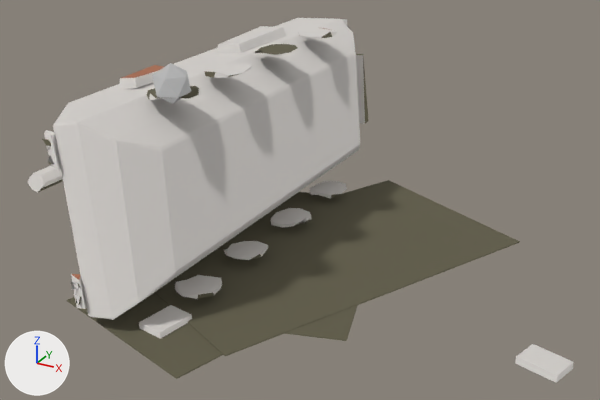
Before and after pictures for a commit that changed the FBX model entregas/teo-modelado/restos-k8-7nov/SM_RestosDragon_v2_LOD1.fbx.
The view is the same before and after, from a 50 mm camera at (6.45, -11.82, 6.8) aimed at (0.26, -0.56, 1.17). The lights are fixed; the arrows at lower left show +X, +Y and +Z. The older version comes first. Where no turn or scale is listed for an object, it has been applied to the vertices.

In view in the first picture: 'Humo', 'SM_bloques.restos_dragon_v2_LOD1'.
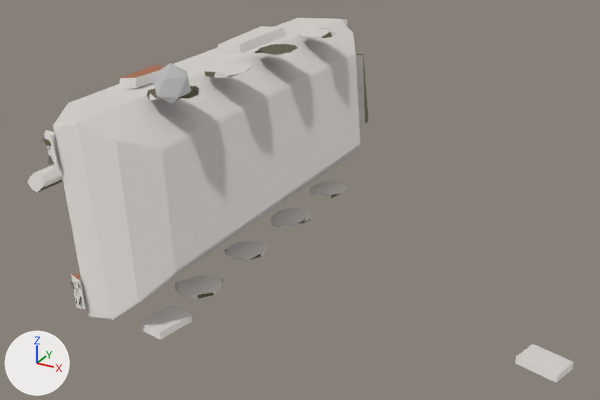
What changed in the scene script:
```text
Change me_sm_bloques_restos_dragon_v2_lod1_001:
    used by ob_sm_bloques_restos_dragon_v2_lod1; location = (0.0, 0.0, 0.0)
    remove me_sm_bloques_restos_dragon_v2_lod1_001.from_pydata(...)  # 472 vertices, 490 faces; spans x -4.08..5.12, y -4.37..4.29, z 0.0..3.45
    add me_sm_bloques_restos_dragon_v2_lod1_001.from_pydata(...)  # 448 vertices, 472 faces; spans x -4.08..5.12, y -4.07..4.29, z 0.0..3.45
    me_sm_bloques_restos_dragon_v2_lod1_001 part 1: the loose piece of 8 vertices spanning x -2.32..2.07, y -3.29..2.6, z 0.01..0.03 is deleted
    me_sm_bloques_restos_dragon_v2_lod1_001 part 2: the loose piece of 8 vertices spanning x -2.34..1.88, y -4.37..1.24, z 0.0..0.02 is deleted
    me_sm_bloques_restos_dragon_v2_lod1_001 part 3: the loose piece of 8 vertices spanning x -2.51..3.42, y -3.63..3.52, z 0.02..0.04 is deleted
```

Changed parts and their boxes (x1, y1, x2, y2) in the pictures (600 x 400 px):
part 1 of me_sm_bloques_restos_dragon_v2_lod1_001, deleted: before (151, 192, 358, 341)
part 2 of me_sm_bloques_restos_dragon_v2_lod1_001, deleted (brown): before (67, 293, 223, 379)
part 3 of me_sm_bloques_restos_dragon_v2_lod1_001, deleted (brown): before (154, 180, 520, 356)
